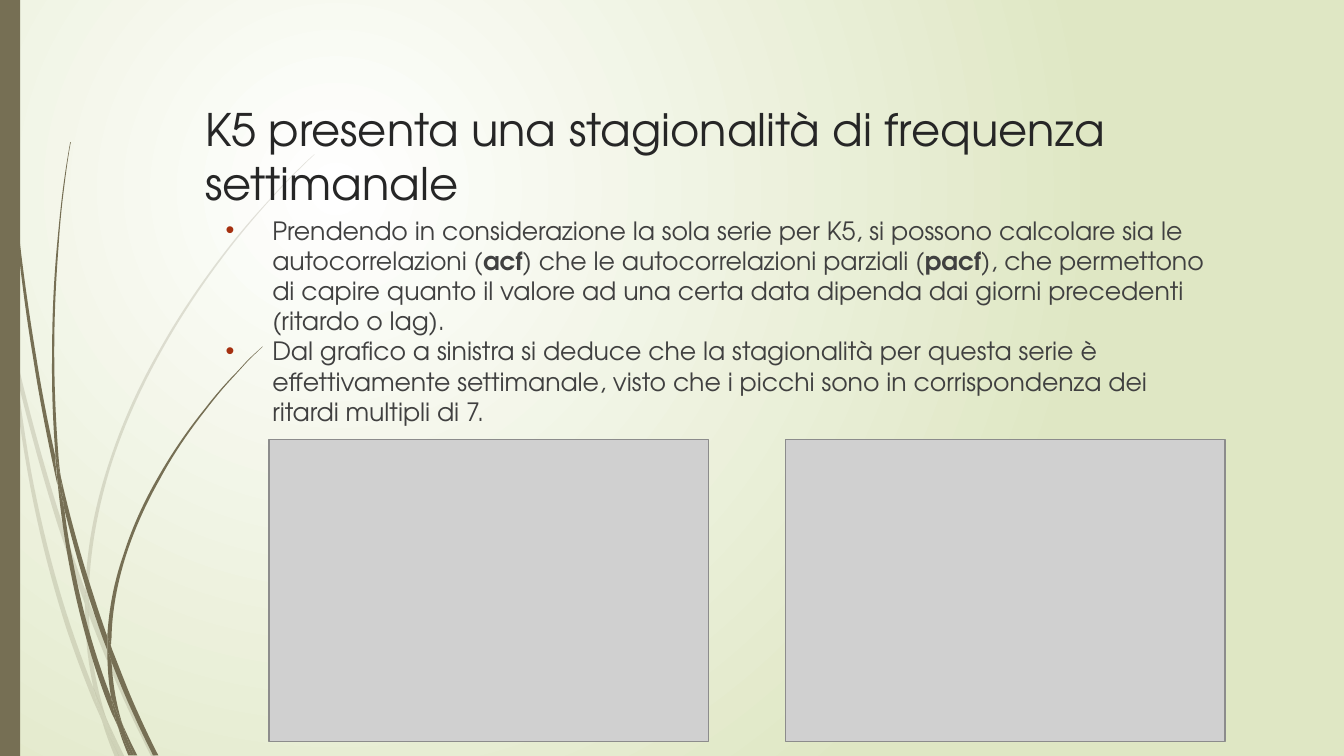
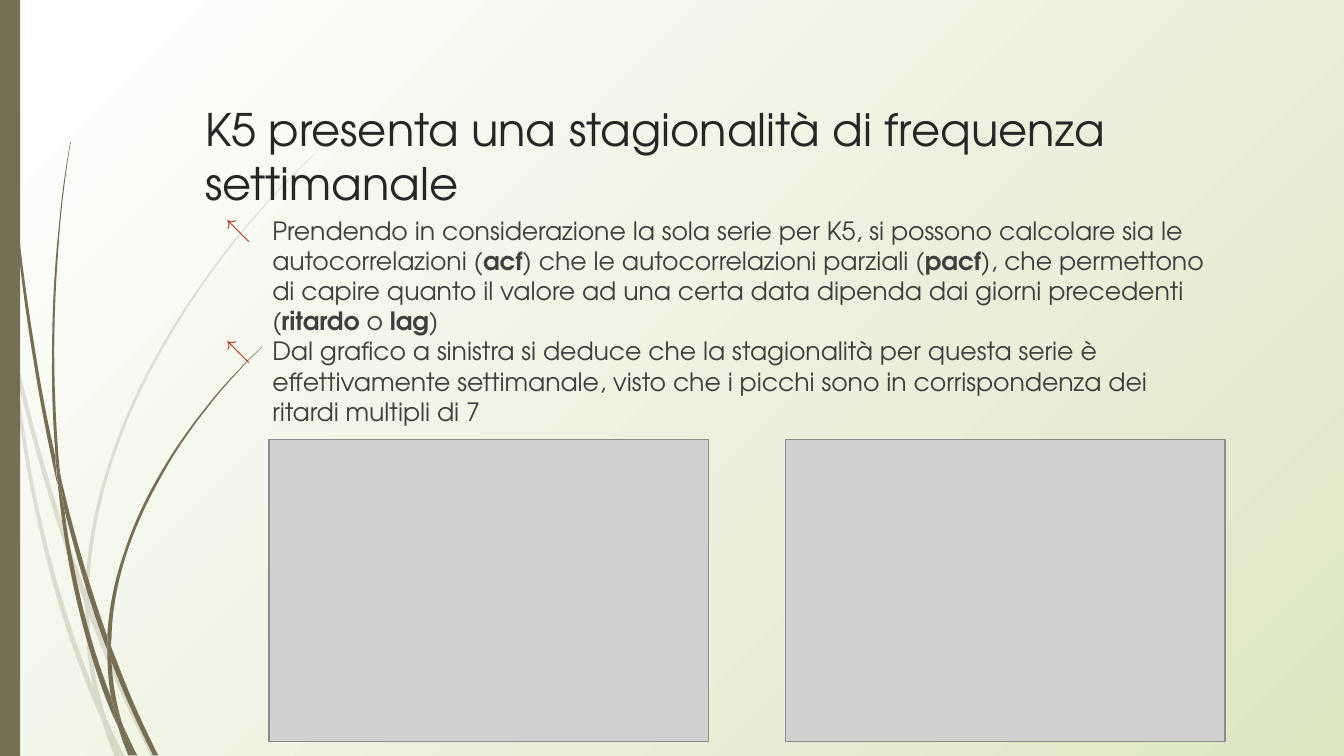
Before and after one commit to lynkx21/BB, a slide deck: slide 12 of BitBang.pptx. Drawn at 1344x756 pixels with LibreOffice and Linux fonts; fonts in the diff are those of the drawing; grey boxes stand for pictures. Boxes give left, top, right and bottom in pixels: in the first picture for what was removed or moved away, otherwise in the second. Text is boxed around its words. In the diff, an @@ line names an element or a change of style, - is before the commit and + after.

```diff
--- a/BitBang.pptx
+++ b/BitBang.pptx
@@ background gradient #FFFFFF to #DFE8C4 to gradient #FFFFFF to #DDE6C3 @@
@@ title "K5 presenta una stagionalità di ..." at (205,112,1105,221): indent changed @@
@@ text at (272,221,1204,426): text changed; text colour #404040 to #3F3F3F @@
-• Prendendo in considerazione la sola serie per K5, si possono calcolare sia le autocorrelazioni (acf) che le autocorrelazioni parziali (pacf), che permettono di capire quanto il valore ad una certa data dipenda dai giorni precedenti (ritardo o lag).
-• Dal grafico a sinistra si deduce che la stagionalità per questa serie è effettivamente settimanale, visto che i picchi sono in corrispondenza dei ritardi multipli di 7.
+↖ Prendendo in considerazione la sola serie per K5, si possono calcolare sia le autocorrelazioni (acf) che le autocorrelazioni parziali (pacf), che permettono di capire quanto il valore ad una certa data dipenda dai giorni precedenti (ritardo o lag)
+↖ Dal grafico a sinistra si deduce che la stagionalità per questa serie è effettivamente settimanale, visto che i picchi sono in corrispondenza dei ritardi multipli di 7
```
Also in this commit, not shown: 30 other slides changed.
